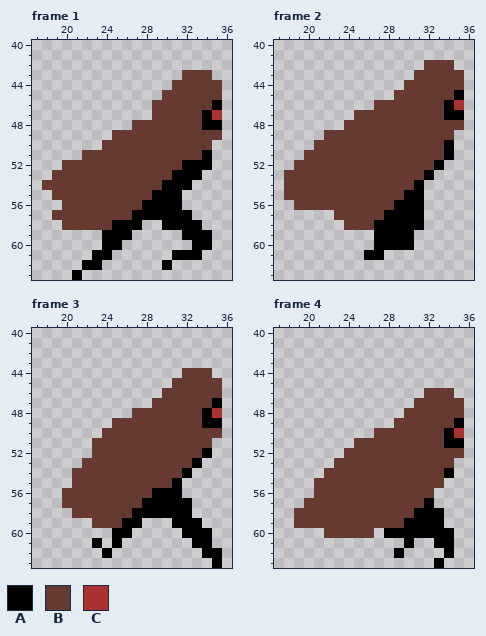
One commit to this pixel-art file: Assets/Art/Vagabond/vagabond-run.aseprite. Above is the file before it was changed.
64x64 pixels, 8 frames. Shown: frame 1: x 17..36, y 40..63; frame 2: x 17..36, y 40..63; frame 3: x 17..36, y 40..63; frame 4: x 17..36, y 40..63. The commit also changed other frames, which this record leaves out.
Palette (. is transparent): A #000000  B #663931  C #ac3232
The same view after the edit:
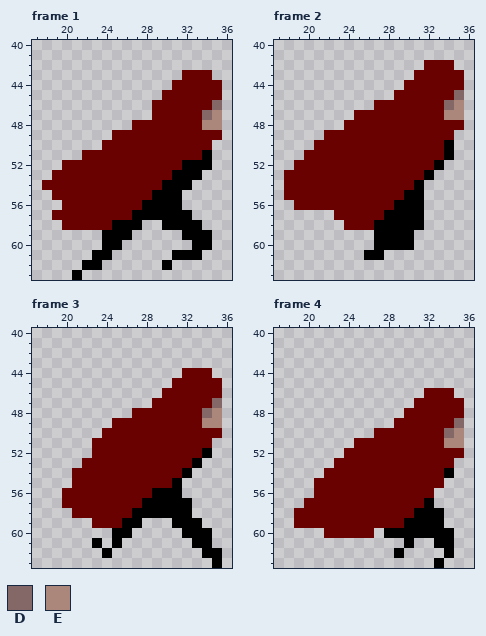
Colours new in this view: D #846868  E #ab867b
Change:
layer "face" added
@@ palette @@
-B #663931
+B #6a0101
--- frame 1, layer "face"
@@ x 32..36 @@
 45 BBBB.
-46 BBBA.
-47 BBAC.
-48 BBAA.
+46 BBBD.
+47 BBDE.
+48 BBEE.
 49 BBBB.
--- frame 2, layer "face"
@@ x 32..36 @@
 44 BBBB.
-45 BBBA.
-46 BBAC.
-47 BBAA.
+45 BBBD.
+46 BBDE.
+47 BBEE.
 48 BBBB.
--- frame 3, layer "face"
@@ x 32..36 @@
 46 BBBB.
-47 BBBA.
-48 BBAC.
-49 BBAA.
+47 BBBD.
+48 BBDE.
+49 BBEE.
 50 BBBB.
--- frame 4, layer "face"
@@ x 32..36 @@
 48 BBBB.
-49 BBBA.
-50 BBAC.
-51 BBAA.
+49 BBBD.
+50 BBDE.
+51 BBEE.
 52 BBBB.
Boxes around the changes in both pictures, in picture pixels (x1, y1, x2, y2):
changed: (42, 70, 222, 230)
changed: (284, 60, 464, 230)
changed: (62, 368, 222, 528)
changed: (294, 388, 464, 538)
